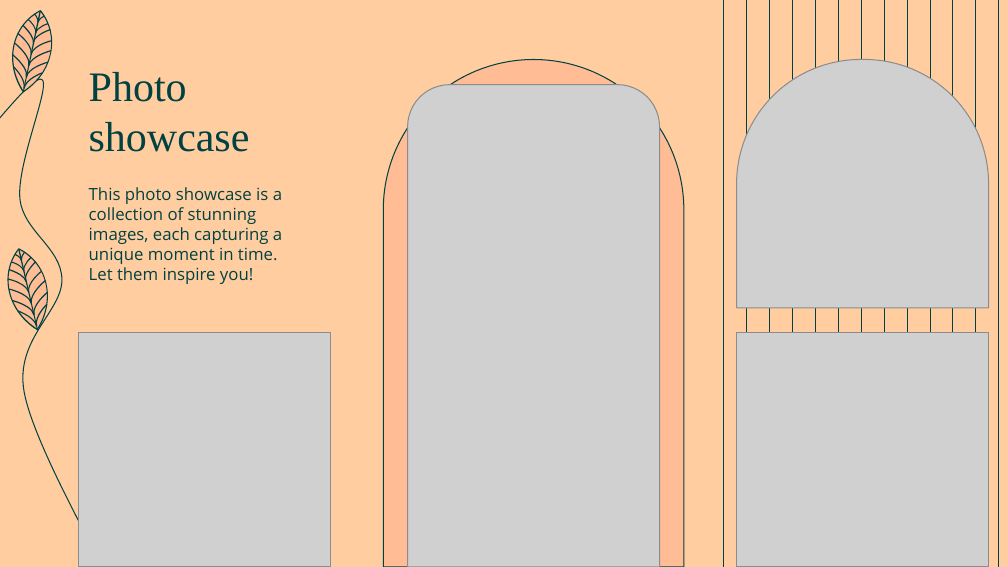
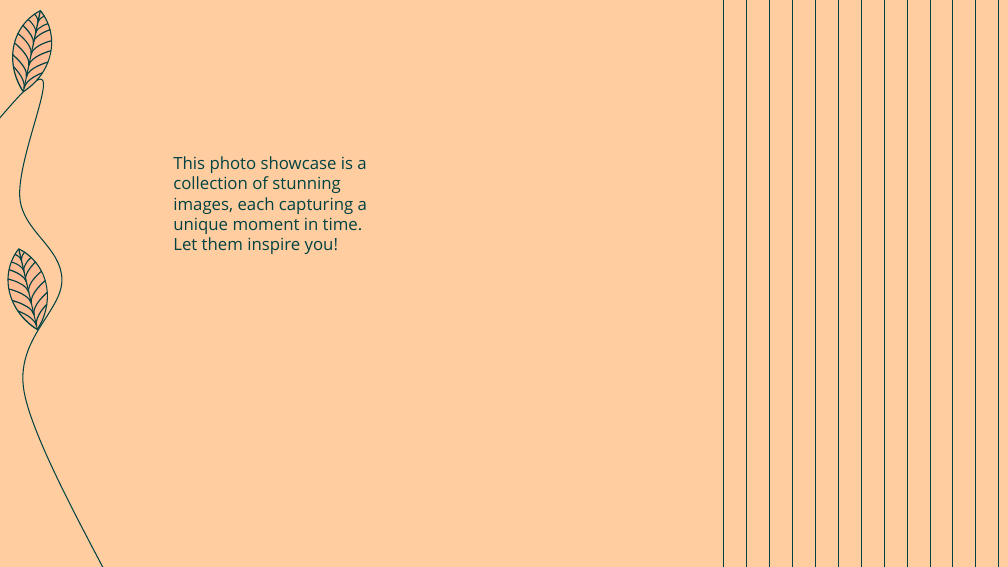
Before and after one commit to Eva-Claire/streamflix_recommender_system, a slide deck: slide 13 of streamflix_recommendation_system.pptx. Drawn at 1008x567 pixels with LibreOffice and Linux fonts; fonts in the diff are those of the drawing; grey boxes stand for pictures; background and template pictures are left out. Boxes give left, top, right and bottom in pixels: in the first picture for what was removed or moved away, otherwise in the second. Text is boxed around its words. In the diff, an @@ line names an element or a change of style, - is before the commit and + after.

```diff
--- a/streamflix_recommendation_system.pptx
+++ b/streamflix_recommendation_system.pptx
@@ round same rect removed at [383,59,683,567] @@
@@ picture removed at [737,59,989,307] @@
@@ title removed at [89,72,250,152] @@
-Photo showcase
@@ picture removed at [407,85,659,567] @@
@@ subtitle "This photo showcase is a ...": place and size @@
-subtitle "This photo showcase is a ..." at [89,187,282,284]
+subtitle "This photo showcase is a ..." at [173,156,367,254]
@@ picture removed at [79,333,331,567] @@
@@ picture removed at [737,333,989,567] @@
```
Also in this commit, not shown: 7 other slides changed, 1 slide added, 1 slide removed.
